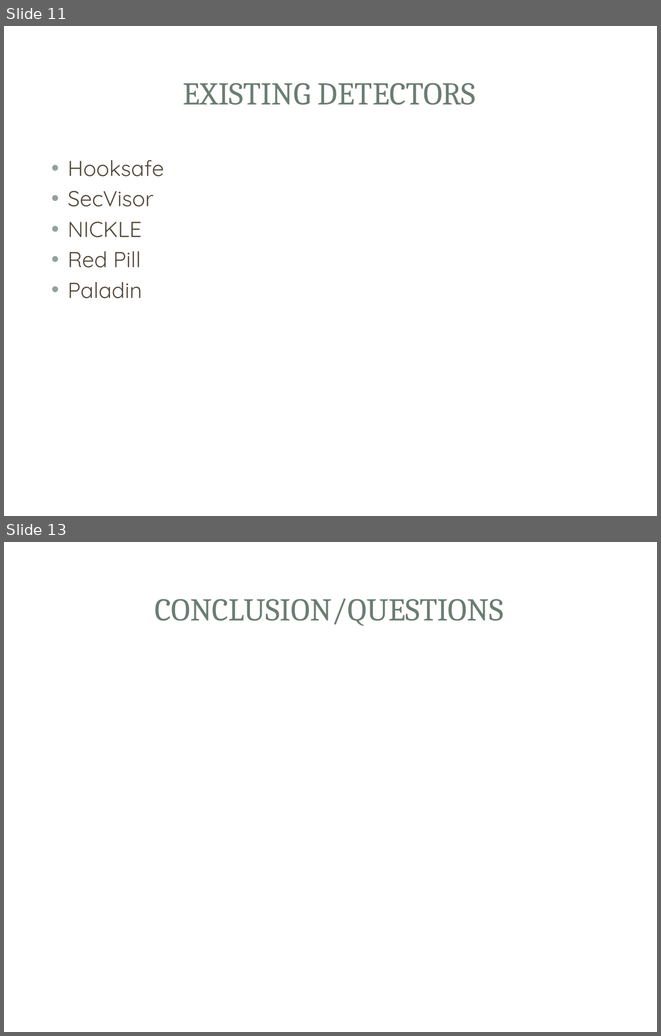
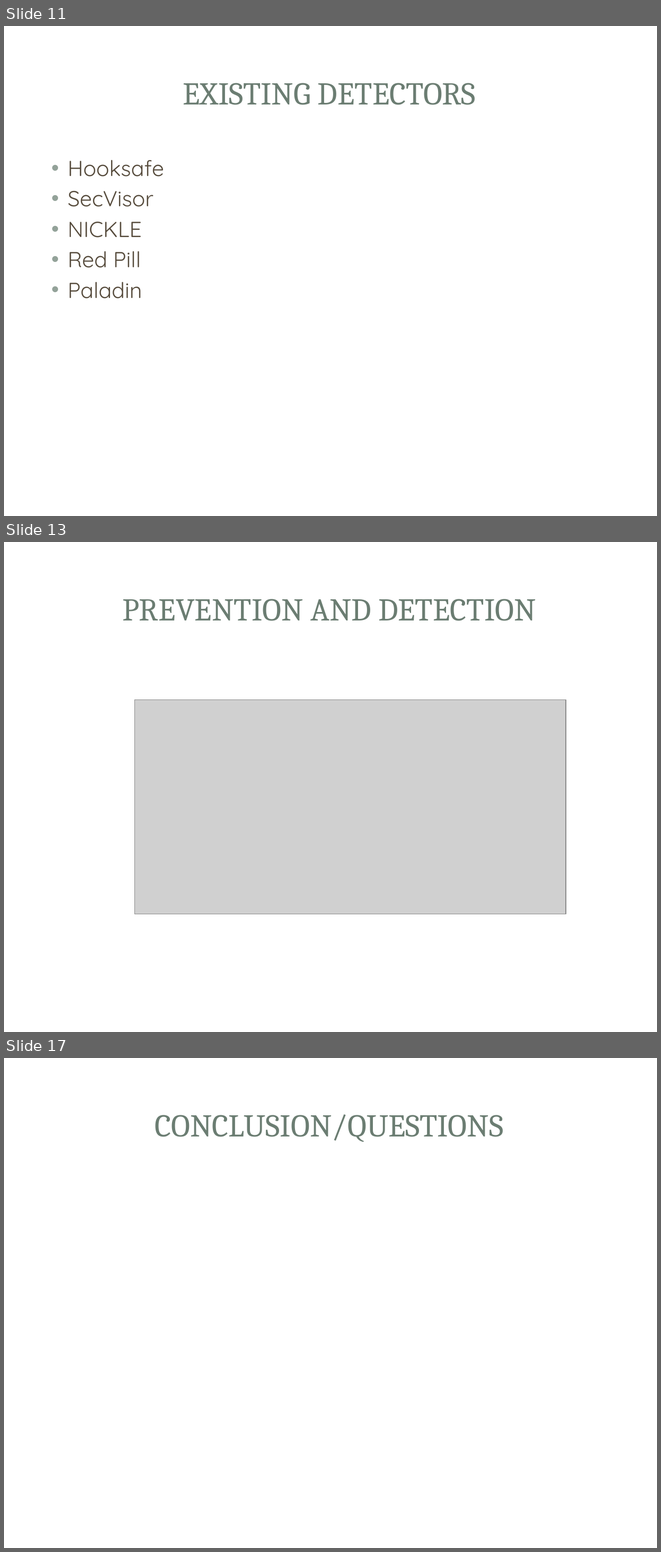
Before and after one commit to mjmalkowski11023/Computer-Security-2013, a slide deck: VMBR_Presentation.pptx. Shown one above the other, each under a label of ours: slides 11 and 13 before the commit, slides 11, 13 and 17 after it; the slides between them are not shown. The pictures are 661x1036 and 661x1552 pixels, drawn with LibreOffice and Linux fonts; fonts in the diff are those of the drawing; grey boxes stand for pictures; background and template pictures are left out. Boxes give left, top, right and bottom in pixels: in the first picture for what was removed or moved away, otherwise in the second. Text is boxed around its words. In the diff, an @@ line names an element or a change of style, - is before the commit and + after.

```diff
--- a/VMBR_Presentation.pptx
+++ b/VMBR_Presentation.pptx
@@ slide 13 added at box(4, 542, 657, 1032), background picture (left out); not listed: 3 template elements that a slide beside it also shows @@
@@ title added at box(122, 599, 536, 621), 35 pt, text #6B7D72 @@
+PREVENTION AND DETECTION
@@ picture added at box(134, 700, 566, 914) @@
@@ what was slide 13 is now slide 17 @@
```
Also in this commit, not shown: 1 slide changed, 3 other slides added.
